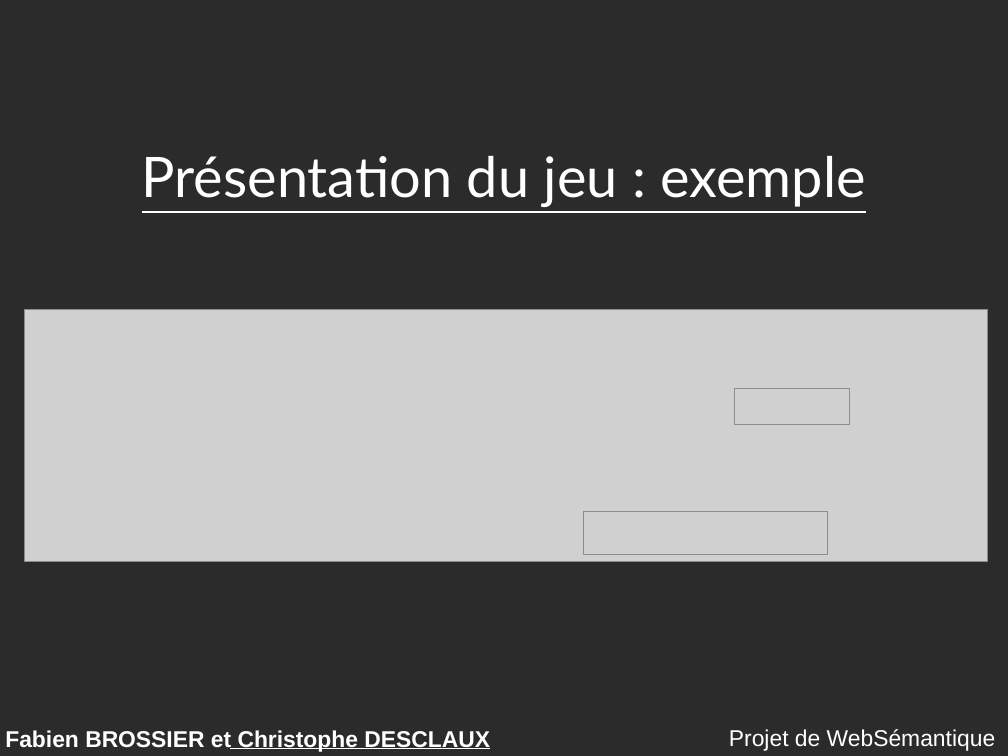
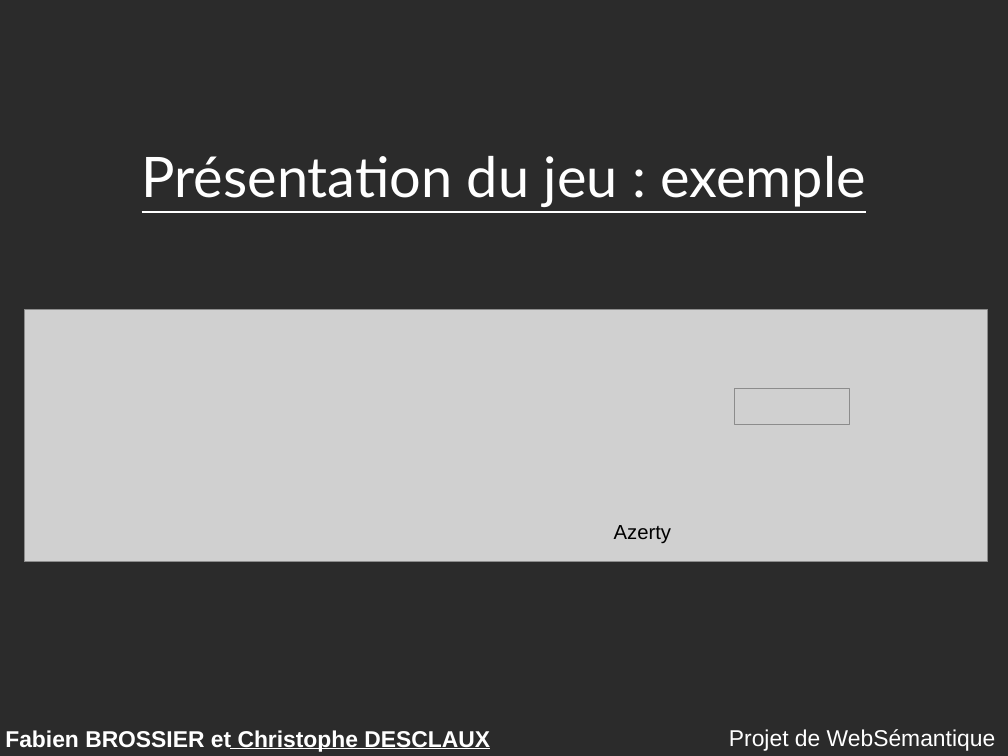
Before and after one commit to descl/TabooGeek, a slide deck: slide 8 of rapport/presentation.odp. Drawn at 1008x756 pixels with LibreOffice and Linux fonts; fonts in the diff are those of the drawing; grey boxes stand for pictures; background and template pictures are left out; a plain dark background stands for a picture behind light text. Boxes give left, top, right and bottom in pixels: in the first picture for what was removed or moved away, otherwise in the second. Text is boxed around its words. In the diff, an @@ line names an element or a change of style, - is before the commit and + after.

```diff
--- a/rapport/presentation.odp
+++ b/rapport/presentation.odp
@@ picture removed at [584,511,829,554] @@
@@ text added at [614,525,671,543], 16 pt, text #000000 @@
+Azerty
```
Also in this commit, not shown: 10 other slides changed, 4 slides added, 3 slides removed.
